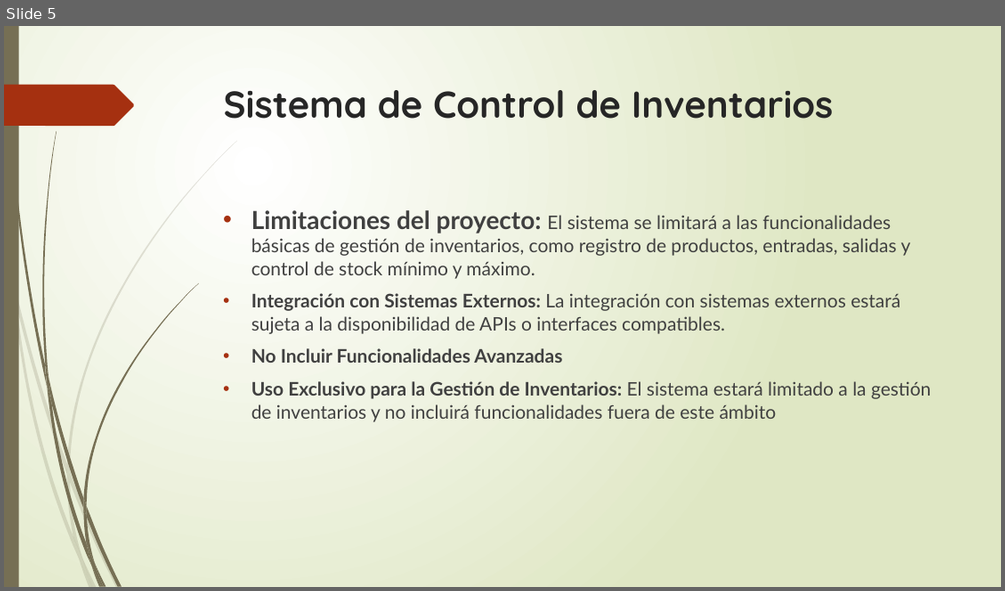
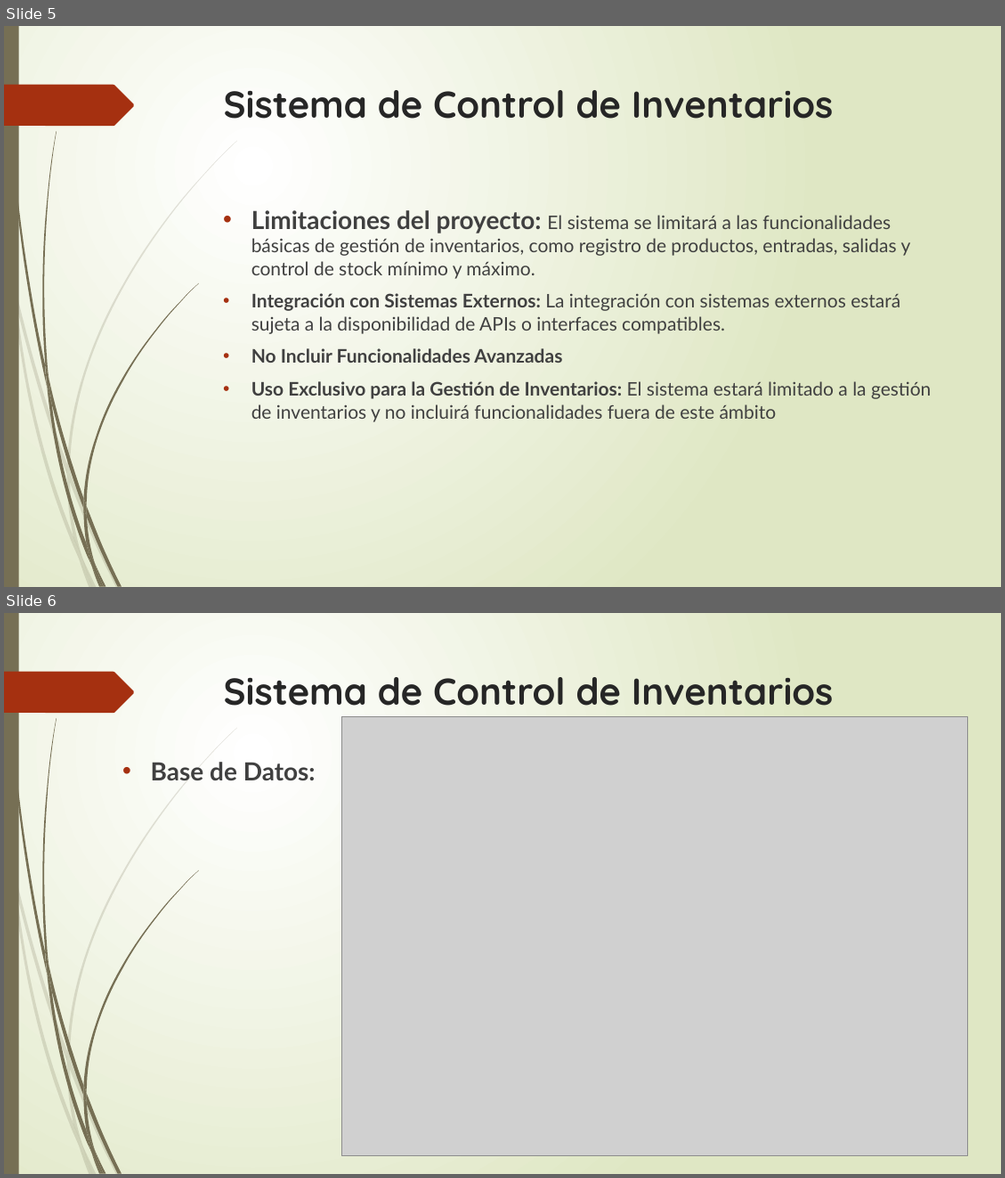
Before and after one commit to Infamous1991/POO-Proyecto, a slide deck: doc/Grupo 4, Sistema de Control de Inventarios.pptx. Shown one above the other, each under a label of ours: slide 5 before the commit, slides 5 and 6 after it. The pictures are 1005x591 and 1005x1178 pixels, drawn with LibreOffice and Linux fonts; fonts in the diff are those of the drawing; grey boxes stand for pictures. Boxes give left, top, right and bottom in pixels: in the first picture for what was removed or moved away, otherwise in the second. Text is boxed around its words. In the diff, an @@ line names an element or a change of style, - is before the commit and + after.

Commit message:
doc/ppt de prueba

```diff
--- a/doc/Grupo 4, Sistema de Control de Inventarios.pptx
+++ b/doc/Grupo 4, Sistema de Control de Inventarios.pptx
@@ slide 6 added at [4,613,1001,1174], background gradient #FFFFFF to #DFE8C4; not listed: 24 template elements that a slide beside it also shows @@
@@ title added at [224,677,833,706], 36 pt, text #262626, bold @@
+Sistema de Control de Inventarios
@@ picture added at [342,716,968,1155] @@
@@ text added at [151,762,316,780], 24 pt, text #404040, bold @@
+• Base de Datos:
```
